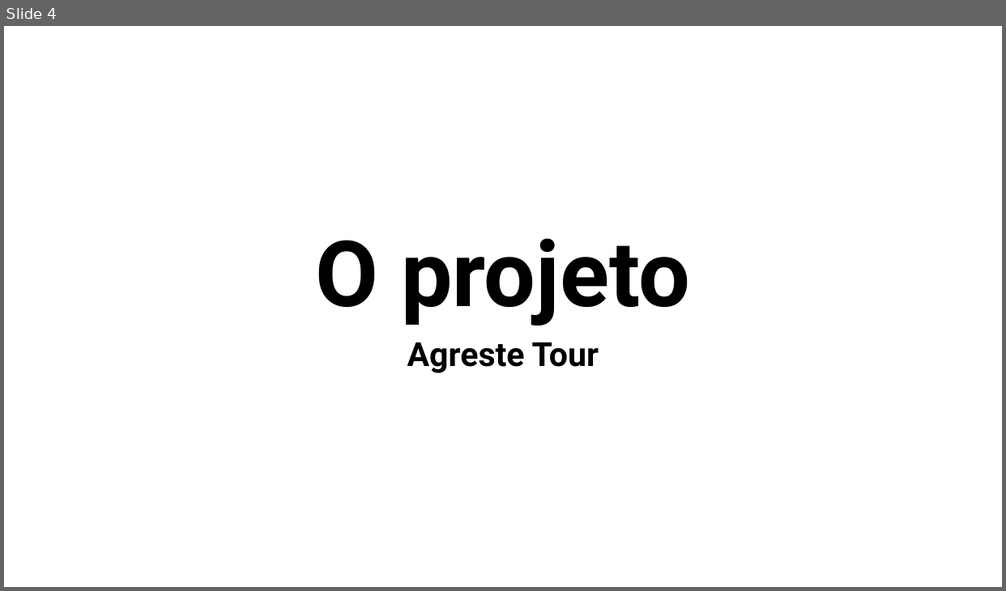
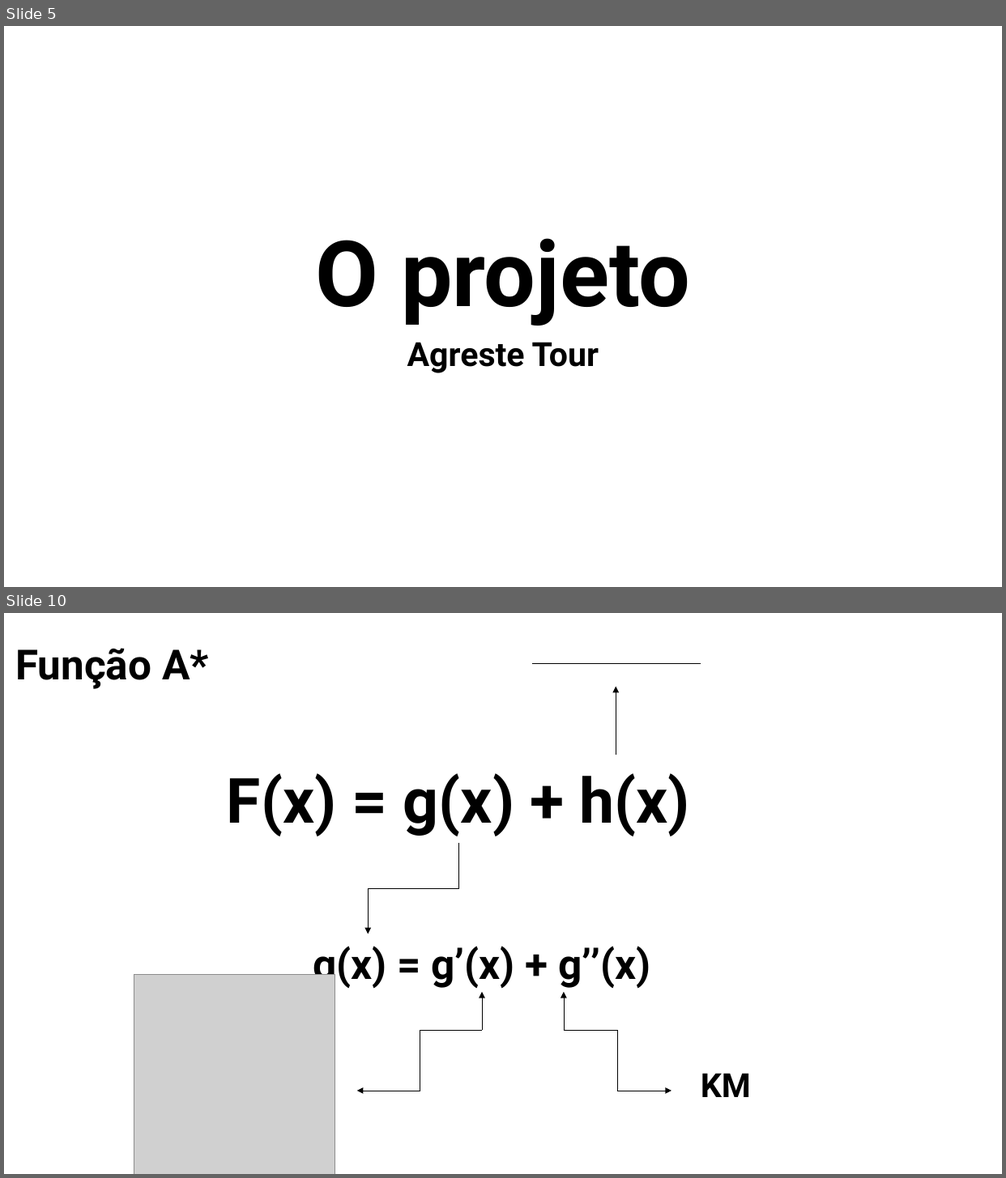
Before and after one commit to Marcosnto/agreste-tour, a slide deck: Artigo e Apresentação/Slide de Apresentação.pptx. Shown one above the other, each under a label of ours: slide 4 before the commit, slides 5 and 10 after it; the slides between them are not shown. The pictures are 1006x591 and 1006x1178 pixels, drawn with LibreOffice and Linux fonts; fonts in the diff are those of the drawing; grey boxes stand for pictures; background and template pictures are left out. Boxes give left, top, right and bottom in pixels: in the first picture for what was removed or moved away, otherwise in the second. Text is boxed around its words. In the diff, an @@ line names an element or a change of style, - is before the commit and + after.

```diff
--- a/Artigo e Apresentação/Slide de Apresentação.pptx
+++ b/Artigo e Apresentação/Slide de Apresentação.pptx
@@ slide 10 added at (4,613,1002,1174), background picture (left out) @@
@@ text added at (15,648,209,689), 40 pt, text #000000, bold @@
+Função A*
@@ line added from (533, 663) to (701, 663), #000000 0.5 pt @@
@@ arrow added from (616, 756) to (616, 687), #000000 0.5 pt @@
@@ text added at (227,773,690,837), 60 pt, text #000000, bold @@
+F(x) = g(x) + h(x)
@@ elbow arrow added from (458, 843) to (368, 934), #000000 0.5 pt @@
@@ text added at (313,946,650,989), 40 pt, text #000000, bold @@
+g(x) = g’(x) + g’’(x)
@@ picture added at (134,975,335,1174) @@
@@ arrow added from (483, 1031) to (483, 992), #000000 0.5 pt @@
@@ arrow added from (564, 1031) to (564, 992), #000000 0.5 pt @@
@@ elbow arrow added from (483, 1031) to (357, 1092), #000000 0.5 pt @@
@@ elbow arrow added from (564, 1030) to (671, 1092), #000000 0.5 pt @@
@@ text added at (701,1073,751,1097), 32 pt, text #000000, bold @@
+KM
@@ what was slide 4 is now slide 5 @@
```
Also in this commit, not shown: 1 slide changed, 1 other slide added, 23 other files.
